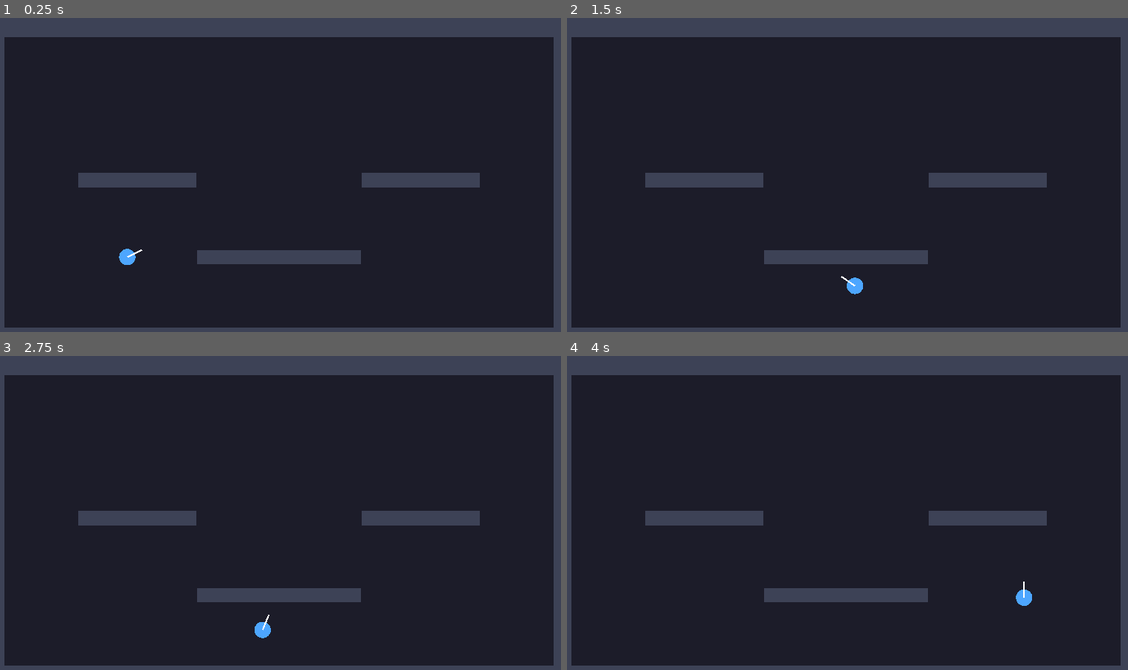
Above: before the commit, frames 1-4 (two rows, left to right).
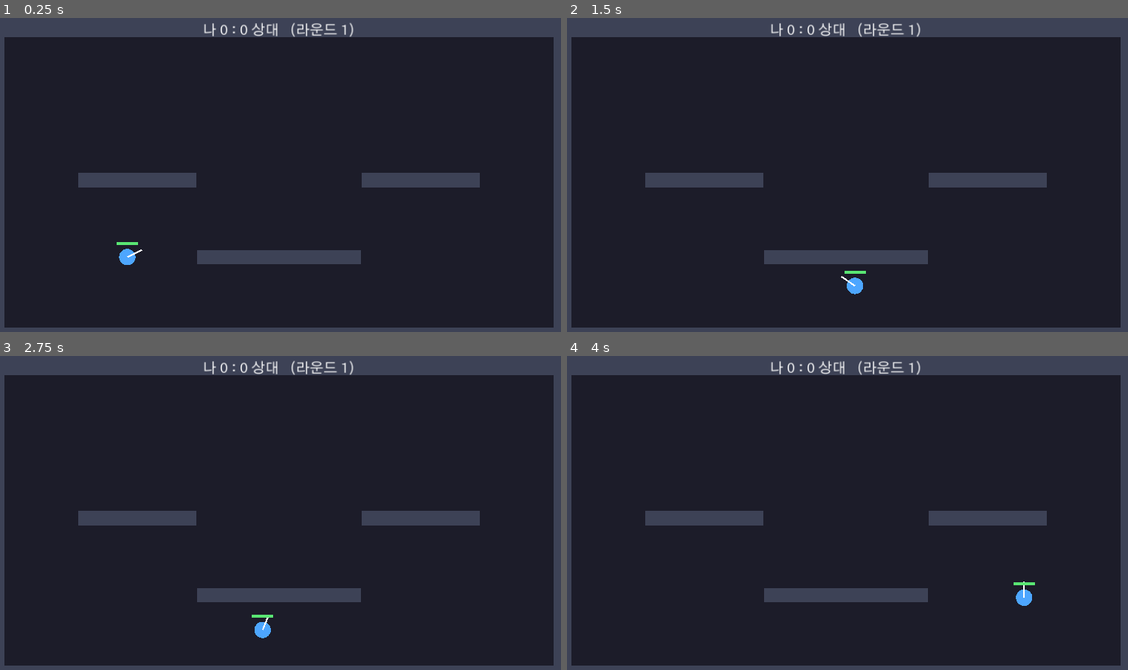
Above: after the commit, the same moments.

Repository: enrode63/-BROTATO
Game: Godot game, scene res://scenes/arena.tscn
The game is run twice, just before and just after one commit, with the same random seed, the same clock (stepped at 60 frames per second) and the same inputs. This scene is started directly instead of the project's main scene.
Inputs (mouse positions are in pixels of both pictures, inside the frame that each line leads up to):
- Up to frame 1 (0.25 s): no input
- Up to frame 2 (1.5 s): move the mouse to (976, 165) at 0.52 s; press the mouse at (976, 165) at 0.53 s; hold D (p1_right) from 0.53 s (still down); tap Space (p1_jump) at 0.77, 0.8, 1.07, 1.35 s; move the mouse to (729, 200) at 1.27 s; release the mouse at (729, 200) at 1.28 s
- Up to frame 3 (2.75 s): tap Space (p1_jump) at 1.52, 1.82, 2.3 s; click (162, 538) at 1.55 s; move the mouse to (336, 447) at 2.02 s; release D (p1_right) at 2.03 s; press the mouse at (336, 447) at 2.03 s; hold A (p1_left) from 2.03 s (still down)
- Up to frame 4 (4 s): move the mouse to (813, 585) at 2.77 s; release A (p1_left) at 2.78 s; release the mouse at (813, 585) at 2.78 s; hold D (p1_right) from 2.78 s (still down); click (813, 585) at 2.85 s; tap Space (p1_jump) at 3.02, 3.32, 3.6, 3.77 s; move the mouse to (1021, 569) at 3.52 s

The runs differ from the first frame. In frame 1, 0.4% of the frame differs, in the area x 20-64%, y 1-73%; in frame 2, 0.4%; in frame 3, 0.4%; in frame 4, 0.4%.

Commit message:
rounds Milestone 2: damage, death, health bars, best-of-3 rounds
- 탄환 데미지(소유 컴퓨터에서만 판정), 체력바
- 죽음 -> 라운드 승패, 점수, 3판 2선승/최대 5라운드
- 라운드 전환 시 위치/체력 리셋, 탄환 정리, 점수/배너 UI

Co-Authored-By: Claude Opus 4.8 <noreply@anthropic.com>

Diff:
--- a/rounds/scripts/arena.gd
+++ b/rounds/scripts/arena.gd
@@ -1,6 +1,6 @@
 extends Node2D
-## 대결 무대. 벽/발판/배경을 코드로 만들고, 네트워크 역할에 따라
-## 내 플레이어(조종)와 상대 플레이어(인형)를 배치한다.
+## 대결 무대 + 라운드 진행 관리자.
+## 벽/발판을 만들고 두 플레이어를 배치하며, 죽음·승패·3판 2선승을 처리한다.
 
 const ARENA_SIZE := Vector2(1152, 648)
 const WALL := 40.0
@@ -12,24 +12,43 @@
 const P1_COLOR := Color(0.30, 0.65, 1.0)   # 파랑
 const P2_COLOR := Color(1.0, 0.45, 0.40)   # 빨강
 
+const WIN_SCORE := 2      ## 3판 2선승
+const MAX_ROUNDS := 5
+
 var _local_player: Player
 var _remote_player: Player
+
+var my_score: int = 0
+var opp_score: int = 0
+var round_num: int = 1
+var _round_active: bool = true
+var _game_over: bool = false
+
+var _score_label: Label
+var _banner: Label
 
 
 func _ready() -> void:
 	_build_walls()
 	_build_platforms()
 	_spawn_players()
+	_build_ui()
 
 	Net.peer_state.connect(_on_peer_state)
 	Net.peer_event.connect(_on_peer_event)
 	Net.peer_left.connect(_on_peer_left)
 
+	if _local_player:
+		_local_player.died.connect(_on_local_died)
+
+	_update_score_label()
+
 
 func _draw() -> void:
 	draw_rect(Rect2(Vector2.ZERO, ARENA_SIZE), BG_COLOR)
 
 
+# --- 플레이어 배치 ---
 func _spawn_players() -> void:
 	if Net.active and Net.my_player != 0:
 		var p1 := _make_player(1, P1_SPAWN, P1_COLOR)
@@ -41,7 +60,6 @@
 			_local_player = p2
 			_remote_player = p1
 	else:
-		# 오프라인 단독 테스트(접속 화면 없이 arena 를 바로 실행했을 때)
 		_local_player = _make_player(1, P1_SPAWN, P1_COLOR)
 
 
@@ -55,30 +73,130 @@
 	return p
 
 
+# --- 네트워크 수신 ---
 func _on_peer_state(data: Dictionary) -> void:
 	if _remote_player:
 		_remote_player.apply_net_state(data)
 
 
 func _on_peer_event(data: Dictionary) -> void:
-	if _remote_player and str(data.get("event", "")) == "shoot":
-		var pos := Vector2(float(data.get("x", 0.0)), float(data.get("y", 0.0)))
-		var d := Vector2(float(data.get("dx", 1.0)), float(data.get("dy", 0.0)))
-		_remote_player.spawn_remote_bullet(pos, d)
+	match str(data.get("event", "")):
+		"shoot":
+			if _remote_player:
+				var pos := Vector2(float(data.get("x", 0.0)), float(data.get("y", 0.0)))
+				var d := Vector2(float(data.get("dx", 1.0)), float(data.get("dy", 0.0)))
+				_remote_player.spawn_remote_bullet(pos, d)
+		"dead":
+			# 상대가 죽었다고 알려옴 → 이번 라운드는 내가 승리
+			_end_round(true)
 
 
 func _on_peer_left() -> void:
-	print("상대가 나갔습니다")   # 다음 단계에서 UI 로 처리
-
-
-# --- 무대 만들기 (이전과 동일) ---
+	_show_banner("상대가 나갔어요")
+	_round_active = false
+
+
+# --- 라운드 진행 ---
+func _on_local_died() -> void:
+	if not _round_active:
+		return
+	Net.send_event({"event": "dead"})   # 상대에게 내 죽음 알림
+	_end_round(false)                    # 나는 졌다
+
+
+func _end_round(i_won: bool) -> void:
+	if not _round_active:
+		return
+	_round_active = false
+
+	if i_won:
+		my_score += 1
+	else:
+		opp_score += 1
+	_update_score_label()
+	_freeze_players()
+
+	if my_score >= WIN_SCORE or opp_score >= WIN_SCORE or round_num >= MAX_ROUNDS:
+		_game_over = true
+		var msg := "최종 승리!" if my_score > opp_score else "패배..."
+		if my_score == opp_score:
+			msg = "무승부"
+		_show_banner(msg + "\n(" + str(my_score) + " : " + str(opp_score) + ")")
+		return
+
+	_show_banner(("이겼다!" if i_won else "졌다...") + "  라운드 " + str(round_num) + " 종료")
+	await get_tree().create_timer(2.0).timeout
+	_next_round()
+
+
+func _next_round() -> void:
+	round_num += 1
+	_hide_banner()
+	_clear_bullets()
+	if _local_player:
+		_local_player.reset_for_round(P1_SPAWN if _local_player.player_num == 1 else P2_SPAWN)
+		_local_player.active = true
+	if _remote_player:
+		_remote_player.reset_for_round(P1_SPAWN if _remote_player.player_num == 1 else P2_SPAWN)
+	_round_active = true
+
+
+func _freeze_players() -> void:
+	if _local_player:
+		_local_player.active = false
+
+
+func _clear_bullets() -> void:
+	for child in get_children():
+		if child is Bullet:
+			child.queue_free()
+
+
+# --- UI ---
+func _build_ui() -> void:
+	var layer := CanvasLayer.new()
+	add_child(layer)
+
+	_score_label = Label.new()
+	_score_label.add_theme_font_size_override("font_size", 28)
+	_score_label.horizontal_alignment = HORIZONTAL_ALIGNMENT_CENTER
+	_score_label.set_anchors_preset(Control.PRESET_TOP_WIDE)
+	_score_label.offset_top = 12.0
+	layer.add_child(_score_label)
+
+	_banner = Label.new()
+	_banner.add_theme_font_size_override("font_size", 48)
+	_banner.horizontal_alignment = HORIZONTAL_ALIGNMENT_CENTER
+	_banner.vertical_alignment = VERTICAL_ALIGNMENT_CENTER
+	_banner.set_anchors_preset(Control.PRESET_FULL_RECT)
+	_banner.visible = false
+	layer.add_child(_banner)
+
+
+func _update_score_label() -> void:
+	if _score_label:
+		_score_label.text = "나 %d : %d 상대   (라운드 %d)" % [my_score, opp_score, round_num]
+
+
+func _show_banner(text: String) -> void:
+	if _banner:
+		_banner.text = text
+		_banner.visible = true
+
+
+func _hide_banner() -> void:
+	if _banner:
+		_banner.visible = false
+
+
+# --- 무대 만들기 ---
 func _build_walls() -> void:
 	var w := ARENA_SIZE.x
 	var h := ARENA_SIZE.y
-	_make_solid(Vector2(w / 2, h - WALL / 2), Vector2(w, WALL))   # 바닥
-	_make_solid(Vector2(w / 2, WALL / 2), Vector2(w, WALL))       # 천장
-	_make_solid(Vector2(WALL / 2, h / 2), Vector2(WALL, h))       # 왼쪽
-	_make_solid(Vector2(w - WALL / 2, h / 2), Vector2(WALL, h))   # 오른쪽
+	_make_solid(Vector2(w / 2, h - WALL / 2), Vector2(w, WALL))
+	_make_solid(Vector2(w / 2, WALL / 2), Vector2(w, WALL))
+	_make_solid(Vector2(WALL / 2, h / 2), Vector2(WALL, h))
+	_make_solid(Vector2(w - WALL / 2, h / 2), Vector2(WALL, h))
 
 
 func _build_platforms() -> void:
--- a/rounds/scripts/bullet.gd
+++ b/rounds/scripts/bullet.gd
@@ -1,14 +1,15 @@
 class_name Bullet
 extends Area2D
-## 직선으로 날아가는 탄환. 이번 단계에서는 "보이기만" 한다(데미지 없음).
-## 벽·발판·플레이어에 닿으면 사라진다.
-## 다음 단계에서 _on_body_entered 안에 데미지 처리를 넣는다.
+## 직선으로 날아가는 탄환. 벽·발판·플레이어에 닿으면 사라진다.
+## 데미지는 "맞은 플레이어를 소유한 컴퓨터"에서만 처리한다(is_local).
+## → 각 컴퓨터가 자기 플레이어의 체력을 책임지는 방식(동기화 단순화).
 
 const RADIUS := 5.0
 const LIFETIME := 3.0            ## 최대 생존 시간(초)
 
 var speed: float = 950.0
 var direction: Vector2 = Vector2.RIGHT
+var damage: int = 25
 var shooter: Node = null         ## 쏜 사람(자기 탄에 안 맞도록 무시)
 
 var _life: float = 0.0
@@ -40,5 +41,7 @@
 func _on_body_entered(body: Node) -> void:
 	if body == shooter:
 		return
-	# TODO(다음 단계): body.is_local 이면 body.take_damage(...) 로 피해 주기
+	# 내가 소유한(is_local) 살아있는 플레이어에게만 피해를 준다.
+	if body is Player and body.is_local and body.alive:
+		body.take_damage(damage)
 	queue_free()
--- a/rounds/scripts/player.gd
+++ b/rounds/scripts/player.gd
@@ -1,17 +1,18 @@
 class_name Player
 extends CharacterBody2D
-## 플레이어. 두 가지 모드로 동작한다:
-##  - is_local=true  : 내가 조종. 입력을 읽어 움직이고, 상태를 상대에게 보낸다.
-##  - is_local=false : 상대(원격) 인형. 네트워크로 받은 위치/조준으로 부드럽게 따라간다.
+## 플레이어. 두 가지 모드:
+##  - is_local=true  : 내가 조종. 입력을 읽어 움직이고 상태를 상대에게 보낸다.
+##                     내 체력/죽음도 이 컴퓨터가 판정한다.
+##  - is_local=false : 상대(원격) 인형. 네트워크로 받은 위치/조준/체력으로 표시.
 
 signal died
 
 const RADIUS := 16.0
 const GRAVITY := 1500.0
 const JUMP_VELOCITY := -580.0
-const FIRE_COOLDOWN := 0.18       ## 연사 간격(초)
-const NET_SEND_HZ := 20.0         ## 초당 상태 전송 횟수
-const LERP_SPEED := 15.0          ## 원격 인형 따라가는 부드러움
+const FIRE_COOLDOWN := 0.18
+const NET_SEND_HZ := 20.0
+const LERP_SPEED := 15.0
 
 @export var color: Color = Color(0.30, 0.65, 1.0)
 @export var move_speed: float = 330.0
@@ -21,6 +22,8 @@
 var player_num: int = 1
 var is_local: bool = true
 var health: int = 100
+var alive: bool = true
+var active: bool = true            ## false면 입력 정지(라운드 전환 중 등)
 
 var _jumps_left: int = 0
 var _fire_cd: float = 0.0
@@ -48,8 +51,20 @@
 
 
 func _draw() -> void:
-	draw_circle(Vector2.ZERO, RADIUS, color)
-	draw_line(Vector2.ZERO, _aim * (RADIUS + 16.0), Color.WHITE, 3.0)
+	var body_col := color if alive else Color(color, 0.28)
+	draw_circle(Vector2.ZERO, RADIUS, body_col)
+	if alive:
+		draw_line(Vector2.ZERO, _aim * (RADIUS + 16.0), Color.WHITE, 3.0)
+	_draw_health_bar()
+
+
+func _draw_health_bar() -> void:
+	var w := 42.0
+	var h := 6.0
+	var y := -RADIUS - 14.0
+	var frac := clampf(float(health) / float(max_health), 0.0, 1.0)
+	draw_rect(Rect2(-w / 2.0, y, w, h), Color(0, 0, 0, 0.55))
+	draw_rect(Rect2(-w / 2.0, y, w * frac, h), Color(0.35, 0.9, 0.45))
 
 
 func _physics_process(delta: float) -> void:
@@ -60,42 +75,41 @@
 	queue_redraw()
 
 
-# --- 내가 조종하는 플레이어 ---
 func _local_process(delta: float) -> void:
 	if is_on_floor():
 		_jumps_left = max_jumps
 	else:
 		velocity.y += GRAVITY * delta
 
-	var dir := Input.get_axis("p1_left", "p1_right")
-	velocity.x = dir * move_speed
-
-	if Input.is_action_just_pressed("p1_jump") and _jumps_left > 0:
-		velocity.y = JUMP_VELOCITY
-		_jumps_left -= 1
+	if active and alive:
+		velocity.x = Input.get_axis("p1_left", "p1_right") * move_speed
+		if Input.is_action_just_pressed("p1_jump") and _jumps_left > 0:
+			velocity.y = JUMP_VELOCITY
+			_jumps_left -= 1
+	else:
+		velocity.x = 0.0
 
 	move_and_slide()
 
-	var to_mouse := get_global_mouse_position() - global_position
-	if to_mouse.length() > 1.0:
-		_aim = to_mouse.normalized()
+	if active and alive:
+		var to_mouse := get_global_mouse_position() - global_position
+		if to_mouse.length() > 1.0:
+			_aim = to_mouse.normalized()
+		_fire_cd = maxf(_fire_cd - delta, 0.0)
+		if Input.is_action_pressed("p1_shoot") and _fire_cd <= 0.0:
+			_shoot()
+			_fire_cd = FIRE_COOLDOWN
 
-	_fire_cd = maxf(_fire_cd - delta, 0.0)
-	if Input.is_action_pressed("p1_shoot") and _fire_cd <= 0.0:
-		_shoot()
-		_fire_cd = FIRE_COOLDOWN
-
-	# 일정 간격으로 내 상태를 상대에게 전송
 	_send_accum += delta
 	if Net.active and _send_accum >= 1.0 / NET_SEND_HZ:
 		_send_accum = 0.0
 		Net.send_state({
 			"x": position.x, "y": position.y,
 			"ax": _aim.x, "ay": _aim.y,
+			"hp": health, "alive": alive,
 		})
 
 
-# --- 상대(원격) 인형 ---
 func _remote_process(delta: float) -> void:
 	if _has_net:
 		position = position.lerp(_net_pos, clampf(delta * LERP_SPEED, 0.0, 1.0))
@@ -103,15 +117,14 @@
 
 func apply_net_state(data: Dictionary) -> void:
 	_net_pos = Vector2(float(data.get("x", position.x)), float(data.get("y", position.y)))
-	var ax := float(data.get("ax", _aim.x))
-	var ay := float(data.get("ay", _aim.y))
-	var a := Vector2(ax, ay)
+	var a := Vector2(float(data.get("ax", _aim.x)), float(data.get("ay", _aim.y)))
 	if a.length() > 0.01:
 		_aim = a.normalized()
+	health = int(data.get("hp", health))
+	alive = bool(data.get("alive", alive))
 	_has_net = true
 
 
-# --- 사격 ---
 func _shoot() -> void:
 	var muzzle := global_position + _aim * (RADIUS + 8.0)
 	_spawn_bullet(muzzle, _aim)
@@ -136,8 +149,20 @@
 
 
 func take_damage(amount: int) -> void:
-	# (다음 단계에서 사용) 지금은 데미지 없음.
-	health -= amount
-	if health <= 0:
-		health = 0
+	# 내 플레이어이고 살아있고 활성 상태일 때만 피해를 받는다.
+	if not is_local or not alive or not active:
+		return
+	health = maxi(health - amount, 0)
+	if health == 0:
+		alive = false
 		died.emit()
+
+
+func reset_for_round(pos: Vector2) -> void:
+	position = pos
+	_net_pos = pos
+	velocity = Vector2.ZERO
+	health = max_health
+	alive = true
+	_jumps_left = max_jumps
+	_fire_cd = 0.0
